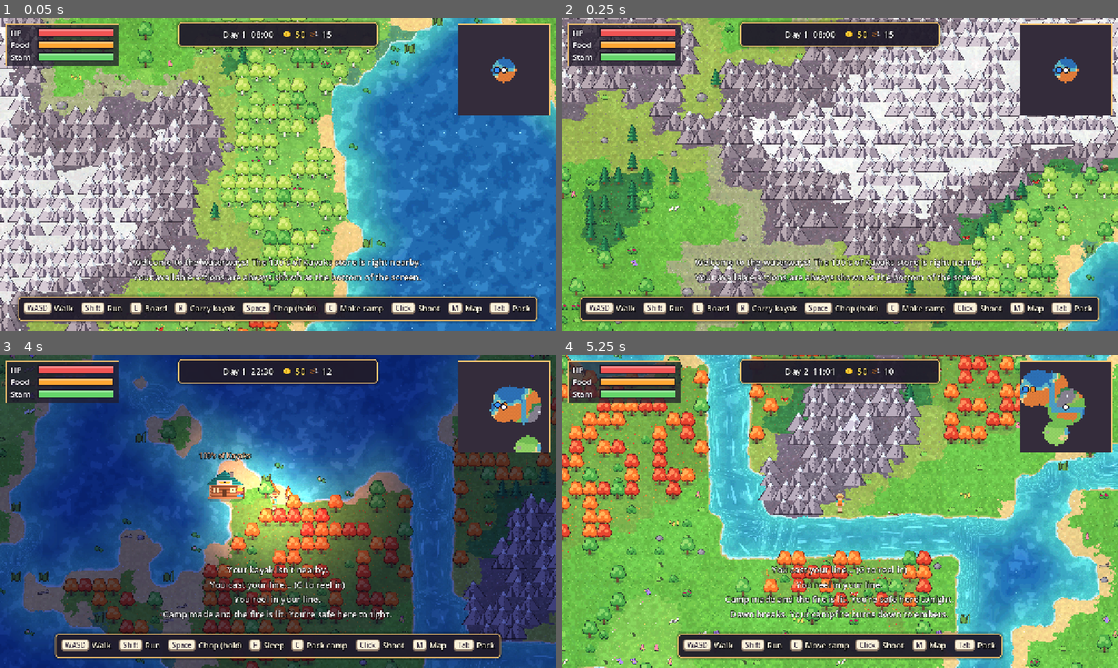
Above: before the commit, frames 1-4 (two rows, left to right).
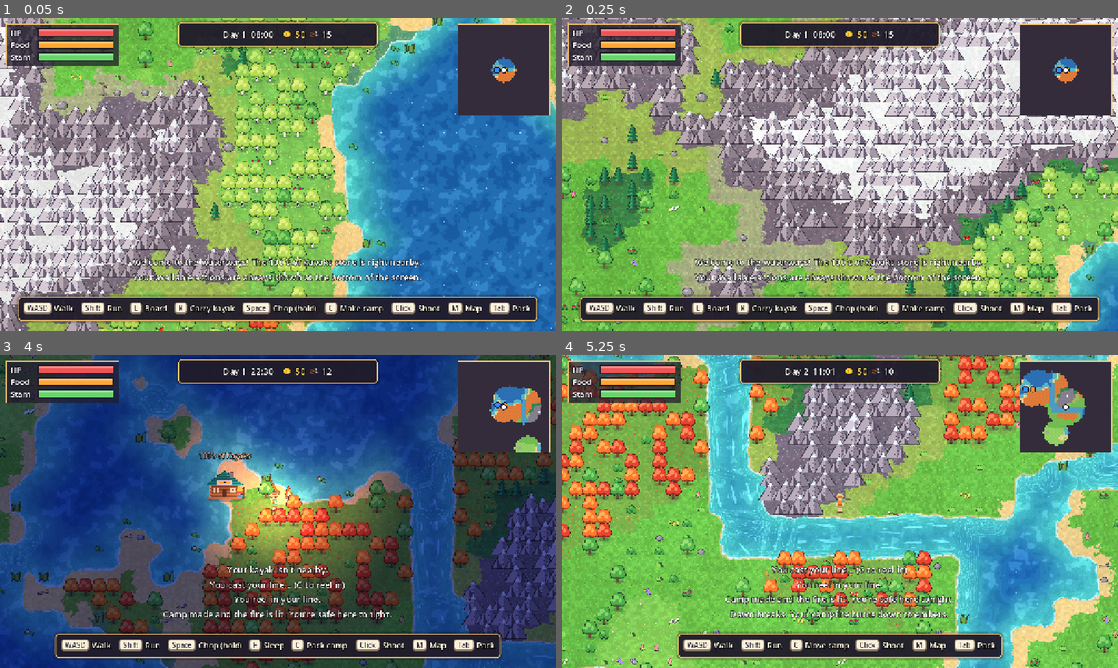
Above: after the commit, the same moments.

Repository: ximfinity/bug-free-octo-chainsaw
Game: Godot game, scene res://tests/screenshot.tscn
Two runs of this game, one before a commit and one after it. Both use one fixed random seed, a clock stepped at 60 frames per second and the inputs below. This scene is started directly instead of the project's main scene.
Inputs (mouse positions are in pixels of both pictures, inside the frame that each line leads up to):
- Up to frame 1 (0.05 s): no input
- Up to frame 2 (0.25 s): no input
- Up to frame 3 (4 s): tap Enter at 0.5 s; move the mouse to (400, 495) at 0.52 s; hold D (move_right) 0.53-1.25 s; hold E (board) 0.53-1.25 s; click (400, 495) at 0.67 s; drag from (166, 527) to (250, 574) at 1.27 s; move the mouse to (333, 442) at 2.02 s; hold D (move_right) 2.03-2.75 s; hold R (carry) 2.03-2.75 s; drag from (250, 574) to (111, 464) at 2.77 s; move the mouse to (444, 558) at 3.52 s; hold A (move_left) from 3.53 s (still down); hold G (fish) from 3.53 s (still down)
- Up to frame 4 (5.25 s): release A (move_left) at 4.25 s; release G (fish) at 4.25 s; drag from (673, 464) to (756, 433) at 4.27 s; move the mouse to (867, 511) at 5.02 s; press the mouse at (867, 511) at 5.03 s; hold S (move_down) from 5.03 s (still down)

The runs differ from the first frame. In frame 3, 3.1% of the frame differs, in the area x 37-61%, y 31-70%; in frame 4, nothing differs.

Commit message:
Brighter treasure shimmer with golden motes; warm night lights
Co-Authored-By: Claude Opus 5.5 <noreply@anthropic.com>
Claude-Session: https://claude.ai/code/session_011U55ru6jWp7NoTiif2KdmA

Diff:
--- a/scripts/entities/store.gd
+++ b/scripts/entities/store.gd
@@ -27,7 +27,7 @@
 	light.texture = Art.light_texture()
 	light.texture_scale = 1.6
 	light.position = Vector2(0, -20)
-	light.color = Color(1.0, 0.85, 0.55)
+	light.color = Color(1.0, 0.72, 0.4)
 	light.energy = 0.0
 	light.name = "Light"
 	add_child(light)
@@ -36,4 +36,4 @@
 func set_light(darkness: float) -> void:
 	var light := get_node_or_null("Light") as PointLight2D
 	if light:
-		light.energy = clampf(darkness, 0.0, 1.0) * 0.6
+		light.energy = clampf(darkness, 0.0, 1.0) * 0.5
--- a/scripts/fx/fx.gd
+++ b/scripts/fx/fx.gd
@@ -67,8 +67,9 @@
 static func make_sparkles() -> CPUParticles2D:
 	var p := CPUParticles2D.new()
 	p.texture = Art.prop(Art.SPARKLE)
-	p.amount = 7
-	p.lifetime = 1.2
+	p.amount = 10
+	p.lifetime = 1.6
+	p.explosiveness = 0.0
 	p.emission_shape = CPUParticles2D.EMISSION_SHAPE_SPHERE
 	p.emission_sphere_radius = 13.0
 	p.direction = Vector2(0, -1)
@@ -76,8 +77,8 @@
 	p.initial_velocity_min = 4.0
 	p.initial_velocity_max = 10.0
 	p.gravity = Vector2.ZERO
-	p.scale_amount_min = 0.3
-	p.scale_amount_max = 0.55
+	p.scale_amount_min = 0.45
+	p.scale_amount_max = 0.8
 	var curve := Curve.new()
 	curve.add_point(Vector2(0.0, 0.0))
 	curve.add_point(Vector2(0.4, 1.0))
@@ -87,4 +88,28 @@
 	var mat := CanvasItemMaterial.new()
 	mat.light_mode = CanvasItemMaterial.LIGHT_MODE_UNSHADED
 	p.material = mat
+	# Slow golden motes drifting upward, so the spot reads from a distance.
+	var motes := CPUParticles2D.new()
+	motes.texture = Art.dot_texture()
+	motes.amount = 12
+	motes.lifetime = 2.0
+	motes.emission_shape = CPUParticles2D.EMISSION_SHAPE_SPHERE
+	motes.emission_sphere_radius = 12.0
+	motes.direction = Vector2(0, -1)
+	motes.spread = 15.0
+	motes.initial_velocity_min = 10.0
+	motes.initial_velocity_max = 22.0
+	motes.gravity = Vector2.ZERO
+	motes.scale_amount_min = 1.5
+	motes.scale_amount_max = 2.5
+	var ramp := Gradient.new()
+	ramp.set_color(0, Color(1.0, 0.95, 0.55, 1.0))
+	ramp.set_color(1, Color(1.0, 0.75, 0.2, 0.0))
+	motes.color_ramp = ramp
+	var mmat := CanvasItemMaterial.new()
+	mmat.light_mode = CanvasItemMaterial.LIGHT_MODE_UNSHADED
+	motes.material = mmat
+	motes.use_parent_material = false
+	p.add_child(motes)
+	p.set_meta("motes", motes)
 	return p
--- a/scripts/main.gd
+++ b/scripts/main.gd
@@ -551,9 +551,11 @@
 	# Soft golden glow on the ground under nearby buried treasure.
 	for sp in sparkles:
 		if sp.emitting:
-			var a: float = sp.modulate.a * (0.22 + 0.12 * sin(Time.get_ticks_msec() / 300.0))
-			hint_layer.draw_circle(sp.position + Vector2(0, 6), 15.0, Color(1.0, 0.85, 0.3, a))
-			hint_layer.draw_circle(sp.position + Vector2(0, 6), 8.0, Color(1.0, 0.95, 0.6, a * 1.5))
+			var a: float = sp.modulate.a * (0.75 + 0.25 * sin(Time.get_ticks_msec() / 300.0))
+			var c: Vector2 = sp.position + Vector2(0, 6)
+			hint_layer.draw_circle(c, 22.0, Color(1.0, 0.8, 0.25, 0.18 * a))
+			hint_layer.draw_circle(c, 14.0, Color(1.0, 0.87, 0.35, 0.3 * a))
+			hint_layer.draw_circle(c, 7.0, Color(1.0, 0.97, 0.7, 0.45 * a))
 	for i in dug:
 		var tile := Vector2i(i % world.width, i / world.width)
 		if absi(tile.x - pt.x) < 30 and absi(tile.y - pt.y) < 20:
@@ -587,9 +589,13 @@
 			var d: int = near[k][0]
 			sp.position = world.tile_center(tile) + Vector2(0, -4)
 			sp.emitting = true
-			sp.modulate = Color(1, 1, 1, clampf(1.15 - float(d) / float(SPARKLE_RANGE + 1), 0.35, 1.0))
+			sp.modulate = Color(1, 1, 1, clampf(1.2 - float(d) / float(SPARKLE_RANGE + 1), 0.6, 1.0))
+			if sp.has_meta("motes"):
+				(sp.get_meta("motes") as CPUParticles2D).emitting = true
 		else:
 			sp.emitting = false
+			if sp.has_meta("motes"):
+				(sp.get_meta("motes") as CPUParticles2D).emitting = false
 	hint_layer.queue_redraw()
 
 
--- a/scripts/player/player.gd
+++ b/scripts/player/player.gd
@@ -84,8 +84,8 @@
 	add_child(bite_icon)
 	light = PointLight2D.new()
 	light.texture = Art.light_texture()
-	light.texture_scale = 1.3
-	light.color = Color(1.0, 0.95, 0.85)
+	light.texture_scale = 1.0
+	light.color = Color(1.0, 0.82, 0.55)
 	light.energy = 0.0
 	add_child(light)
 	camera = Camera2D.new()
